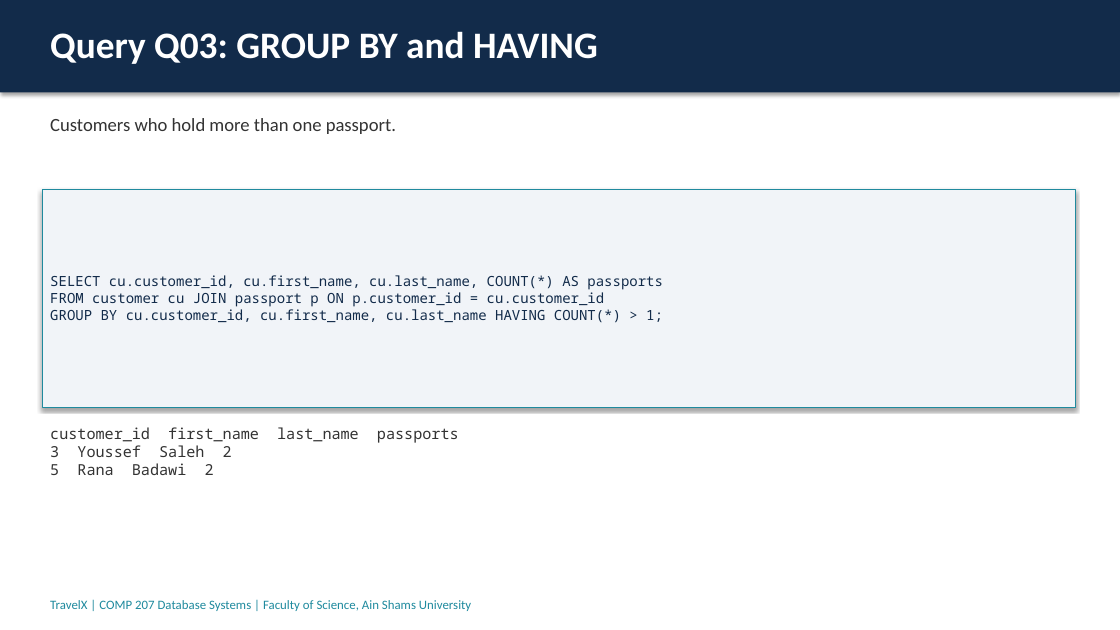
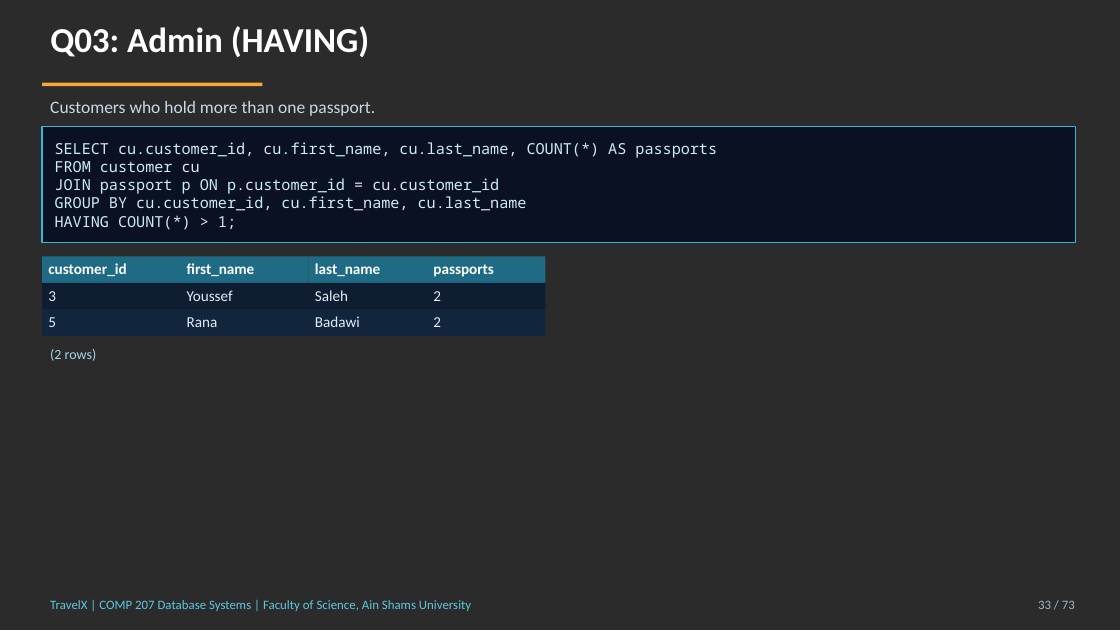
Before and after one commit to aw2818726-eng/travelx-comp207, a slide deck: slide 33 of presentation/TravelX_Presentation.pptx (slide 16 before the commit). Drawn at 1120x630 pixels with LibreOffice and Linux fonts; fonts in the diff are those of the drawing; background and template pictures are left out; a plain dark background stands for a picture behind light text. Boxes give left, top, right and bottom in pixels: in the first picture for what was removed or moved away, otherwise in the second. Text is boxed around its words. In the diff, an @@ line names an element or a change of style, - is before the commit and + after.

```diff
--- a/presentation/TravelX_Presentation.pptx
+++ b/presentation/TravelX_Presentation.pptx
@@ background #FFFFFF to picture (left out) @@
@@ rectangle removed at [0,0,1120,92] @@
@@ text at [50,26,370,57]: text changed; size 32 to 30 pt @@
-Query Q03: GROUP BY and HAVING
+Q03: Admin (HAVING)
@@ rectangle added at [42,82,262,86], fill #F2A93B @@
@@ text "Customers who hold more than ...": place and size @@
-text "Customers who hold more than ..." at [50,118,396,134]
+text "Customers who hold more than ..." at [50,101,375,116]
@@ text "Customers who hold more than ..." at [50,101,375,116]: size 16 to 15 pt, text colour #333333 to #C9D8E8; more space between paragraphs @@
@@ rectangle "SELECT cu.customer_id, cu.first_name, cu.last_name, COUNT(*) ...": place and size @@
-rectangle "SELECT cu.customer_id, cu.first_name, cu.last_name, COUNT(*) ..." at [42,189,1075,408]
+rectangle "SELECT cu.customer_id, cu.first_name, cu.last_name, COUNT(*) ..." at [42,127,1075,243]
@@ rectangle "SELECT cu.customer_id, cu.first_name, cu.last_name, COUNT(*) ..." at [42,127,1075,243]: fill #F1F4F8 to #040E20 at 84% opacity; outline #1F8A9E 0.75 pt to #35B6D6 1.25 pt; shadow off @@
@@ text in rectangle at [55,142,717,158]: size 12 to 13 pt, text colour #122B4A to #CDEBF7 in "SELECT cu.customer_id, cu.first_name, cu.last_name, COUNT(*) ..." @@
@@ text in rectangle at [55,161,527,230]: text changed; size 12 to 13 pt; text colour #122B4A to #CDEBF7 @@
-FROM customer cu JOIN passport p ON p.customer_id = cu.customer_id
-GROUP BY cu.customer_id, cu.first_name, cu.last_name HAVING COUNT(*) > 1;
+FROM customer cu
+JOIN passport p ON p.customer_id = cu.customer_id
+GROUP BY cu.customer_id, cu.first_name, cu.last_name
+HAVING COUNT(*) > 1;
@@ table added at [42,256,546,336], 3 rows, 4 columns @@
+customer_id | first_name | last_name | passports
+3 | Youssef | Saleh | 2
+5 | Rana | Badawi | 2
@@ text added at [50,349,97,361], 12 pt, text #9FD8EA @@
+(2 rows)
@@ text removed at [50,427,259,475] @@
-customer_id first_name last_name passports
-3 Youssef Saleh 2
-5 Rana Badawi 2
@@ text "TravelX | COMP 207 Database ..." at [50,600,471,611]: text colour #1F8A9E to #5CC8E0; more space between paragraphs @@
@@ text added at [1038,600,1075,609], 11 pt, text #9FB6CC @@
+33 / 73
```
Also in this commit, not shown: 17 other slides changed, 55 slides added, 3 slides removed, 1 other file.
